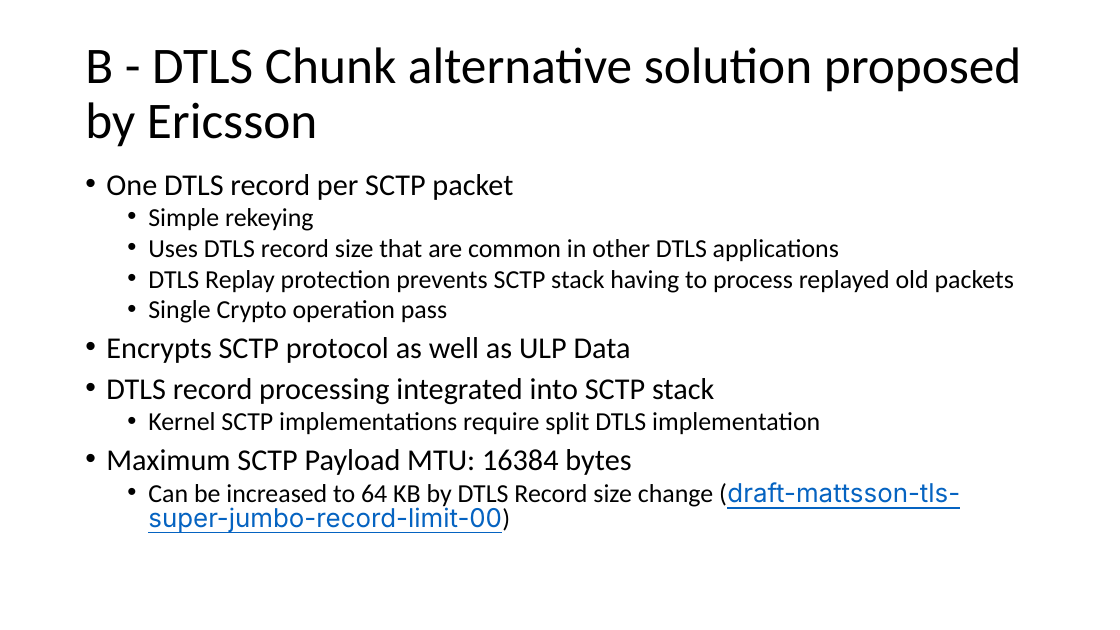
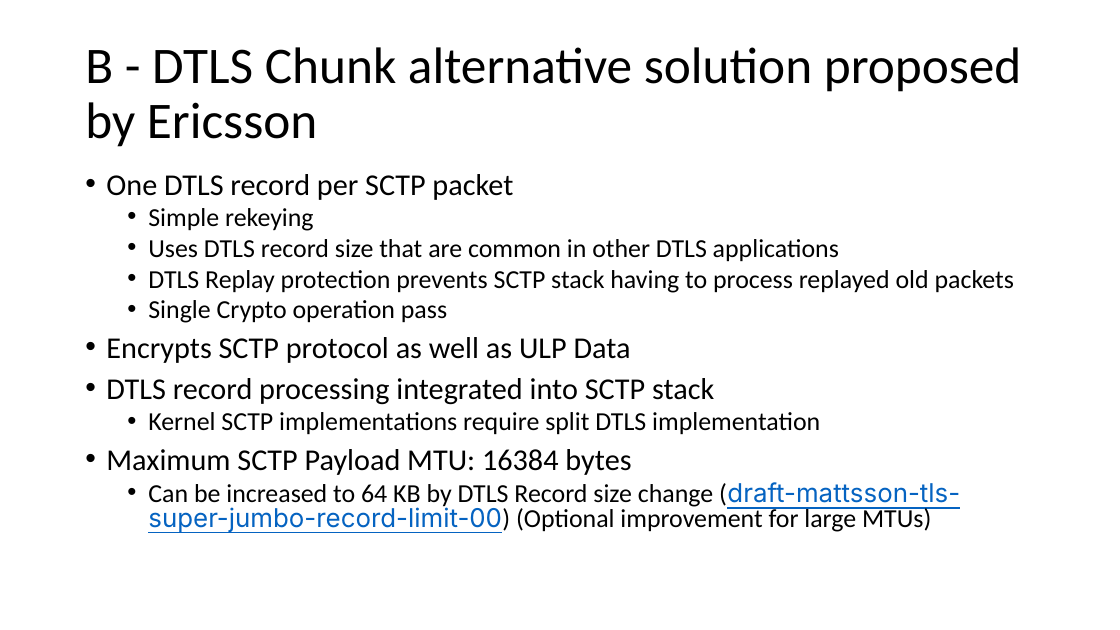
Before and after one commit to sctplab/sctp-dtls-requirements, a slide deck: slide 10 of dtls-for-sctp-design-team-report.pptx. Drawn at 1120x630 pixels with LibreOffice and Linux fonts; fonts in the diff are those of the drawing. Boxes give left, top, right and bottom in pixels: in the first picture for what was removed or moved away, otherwise in the second. Text is boxed around its words. In the diff, an @@ line names an element or a change of style, - is before the commit and + after.

```diff
--- a/dtls-for-sctp-design-team-report.pptx
+++ b/dtls-for-sctp-design-team-report.pptx
@@ text at box(148, 482, 960, 532): text changed; font Inter to Calibri; text colour #0563C1 to #000000 @@
-  • Can be increased to 64 KB by DTLS Record size change (draft-mattsson-tls-super-jumbo-record-limit-00)
+  • Can be increased to 64 KB by DTLS Record size change (draft-mattsson-tls-super-jumbo-record-limit-00) (Optional improvement for large MTUs)
```
Also in this commit, not shown: 5 other slides changed.
